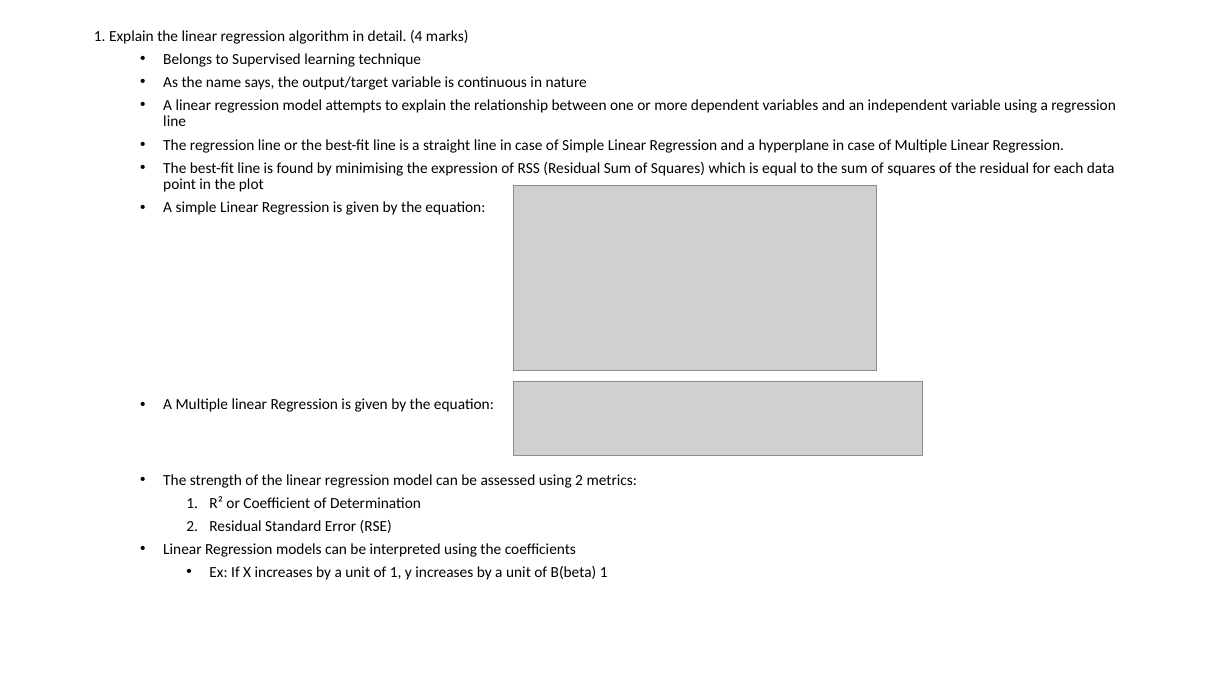
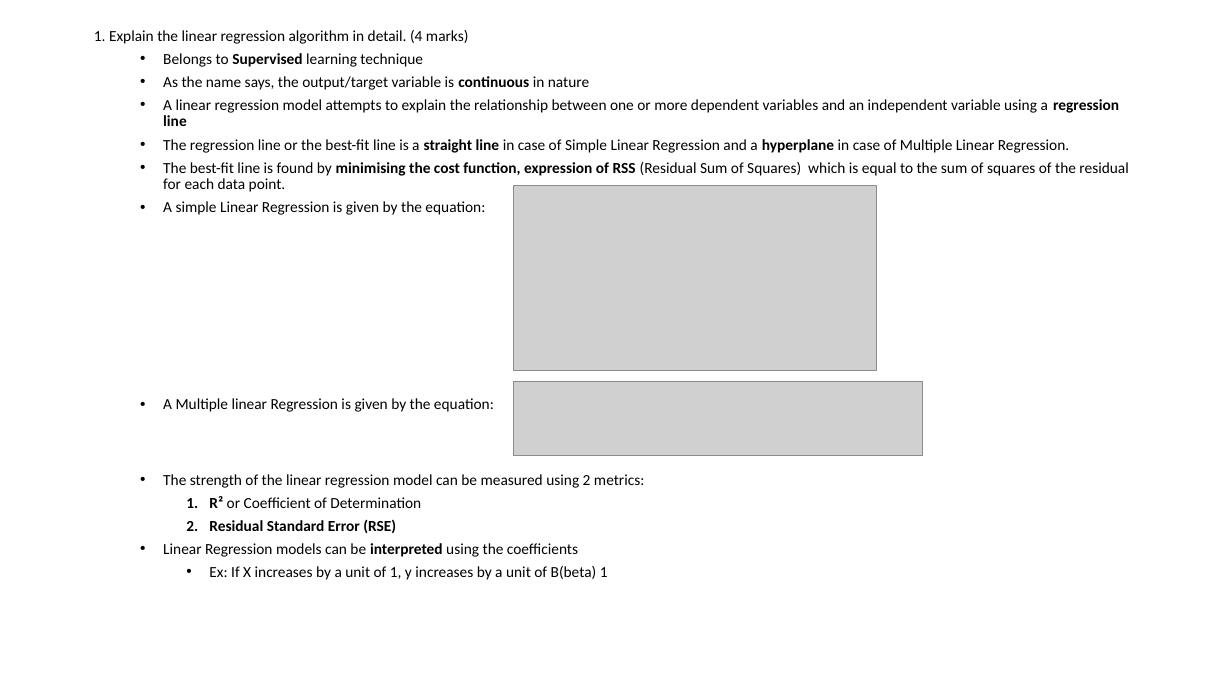
Before and after one commit to krishnajiraoh/upGrad_linear_regression_assignment, a slide deck: slide 7 of Subjective Questions.pptx. Drawn at 1232x693 pixels with LibreOffice and Linux fonts; fonts in the diff are those of the drawing; grey boxes stand for pictures. Boxes give left, top, right and bottom in pixels: in the first picture for what was removed or moved away, otherwise in the second. Text is boxed around its words. In the diff, an @@ line names an element or a change of style, - is before the commit and + after.

```diff
--- a/Subjective Questions.pptx
+++ b/Subjective Questions.pptx
@@ text at box(163, 53, 1119, 557): bold on in "Supervised", "continuous", "regression line", "straight line hyperplane" and 3 more places @@
@@ text at box(163, 162, 1128, 192): text changed @@
-  • The best-fit line is found by minimising the expression of RSS (Residual Sum of Squares) which is equal to the sum of squares of the residual for each data point in the plot
+  • The best-fit line is found by minimising the cost function, expression of RSS (Residual Sum of Squares) which is equal to the sum of squares of the residual for each data point.
@@ text at box(163, 474, 644, 488): text changed @@
-  • The strength of the linear regression model can be assessed using 2 metrics:
+  • The strength of the linear regression model can be measured using 2 metrics:
```
Also in this commit, not shown: 5 other slides changed, 2 other files.
